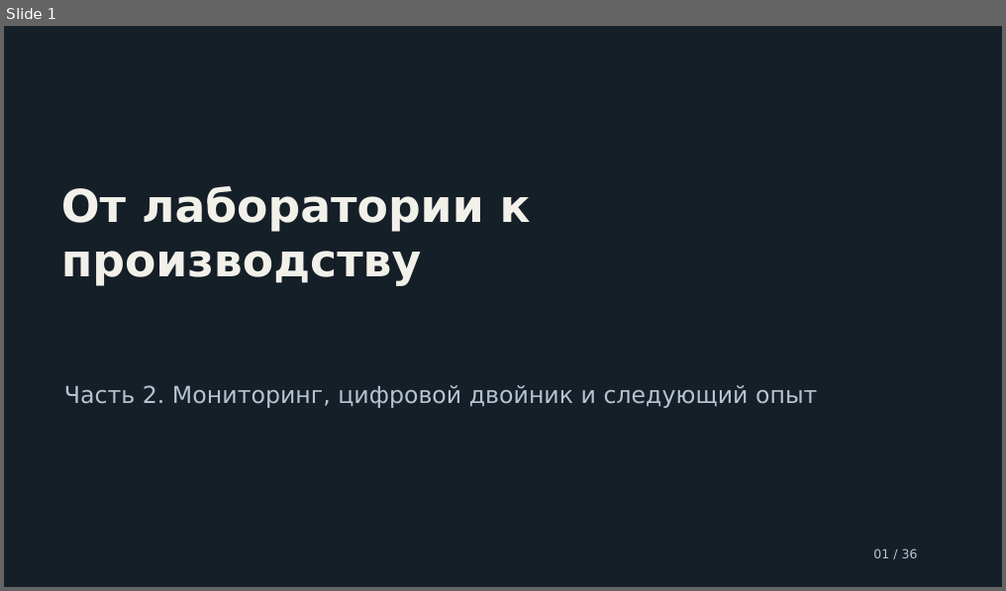
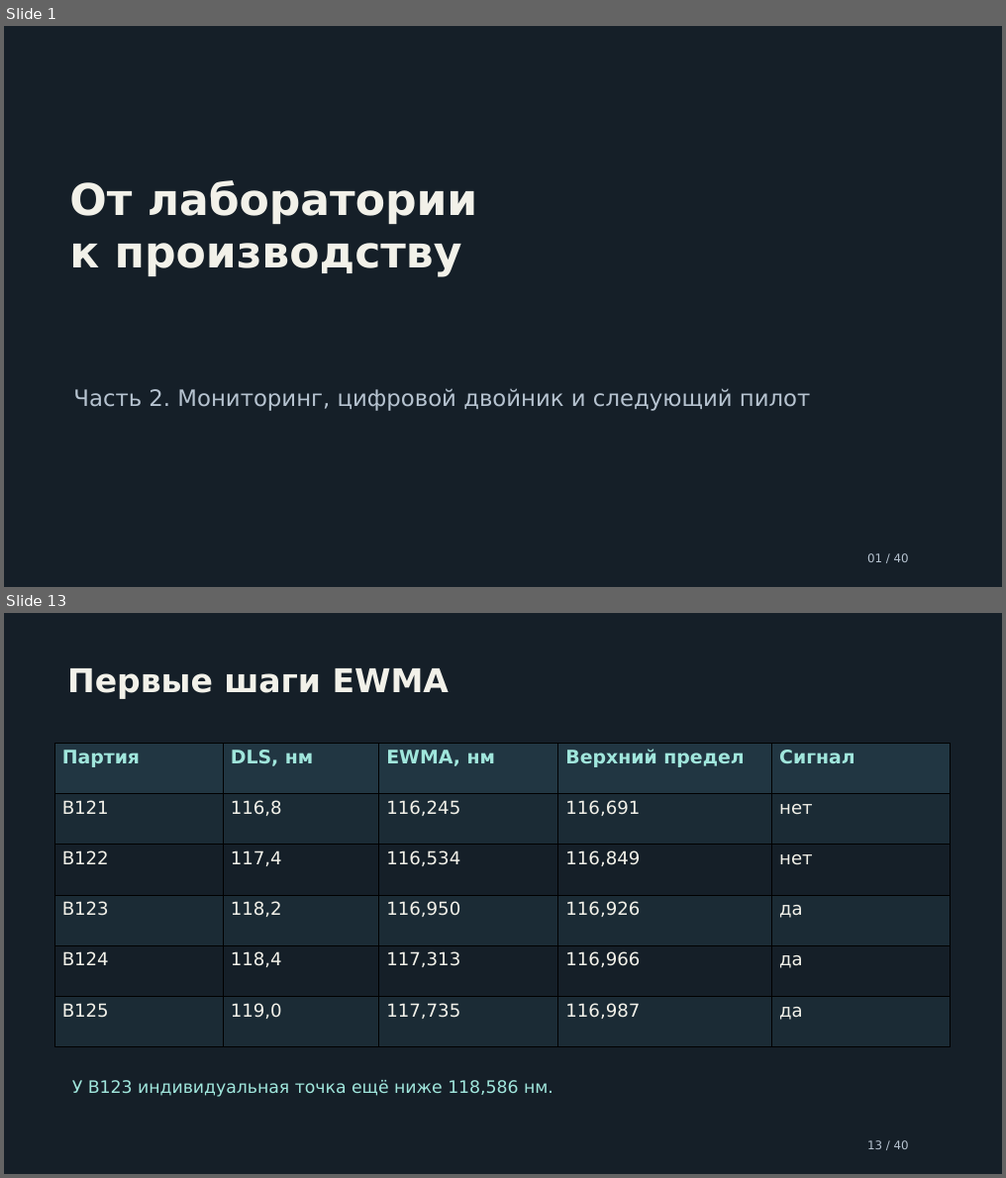
Before and after one commit to ashrpv/computer_science_in_nanoscience, a slide deck: slides/14_from_lab_to_production_monitoring_and_twin.pptx. Shown one above the other, each under a label of ours: slide 1 before the commit, slides 1 and 13 after it; the slides between them are not shown. The pictures are 1006x591 and 1006x1178 pixels, drawn with LibreOffice and Linux fonts; fonts in the diff are those of the drawing. Boxes give left, top, right and bottom in pixels: in the first picture for what was removed or moved away, otherwise in the second. Text is boxed around its words. In the diff, an @@ line names an element or a change of style, - is before the commit and + after.

```diff
--- a/slides/14_from_lab_to_production_monitoring_and_twin.pptx
+++ b/slides/14_from_lab_to_production_monitoring_and_twin.pptx
@@ slide 13 added at box(4, 613, 1002, 1174), background #151F28 @@
@@ text added at box(67, 668, 449, 699), 31.5 pt, text #F2F1E9, bold @@
+Первые шаги EWMA
@@ table added at box(54, 744, 950, 1048), 6 rows, 5 columns @@
+Партия | DLS, нм | EWMA, нм | Верхний предел | Сигнал
+B121 | 116,8 | 116,245 | 116,691 | нет
+B122 | 117,4 | 116,534 | 116,849 | нет
+B123 | 118,2 | 116,950 | 116,926 | да
+B124 | 118,4 | 117,313 | 116,966 | да
+B125 | 119,0 | 117,735 | 116,987 | да
@@ text added at box(72, 1080, 553, 1097), 16.5 pt, text #A0E6DC @@
+У B123 индивидуальная точка ещё ниже 118,586 нм.
@@ text added at box(867, 1141, 909, 1150), 11.2 pt, text #B6C3D0 @@
+13 / 40
@@ slide 1 changed as well @@
@@ text at box(69, 180, 478, 276): text changed; size 43.5 to 42 pt @@
-От лаборатории к производству
+От лаборатории
+к производству
@@ text at box(73, 388, 810, 411): text changed; size 22.5 to 21.8 pt @@
-Часть 2. Мониторинг, цифровой двойник и следующий опыт
+Часть 2. Мониторинг, цифровой двойник и следующий пилот
@@ vertical alignment middle to top in 3 elements at box(69, 180, 478, 276), box(73, 388, 810, 411), box(867, 554, 909, 563) @@
@@ text at box(867, 554, 909, 563): text changed; size 12 to 11.2 pt @@
-01 / 36
+01 / 40
```
Also in this commit, not shown: 38 other slides added, 35 slides removed, 8 other files.
